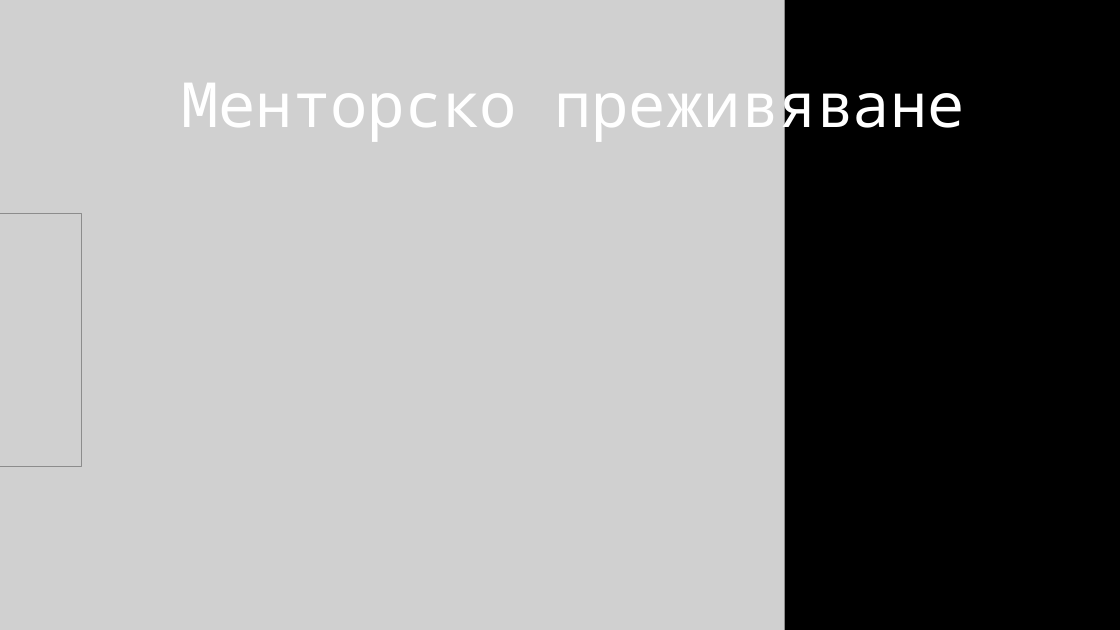
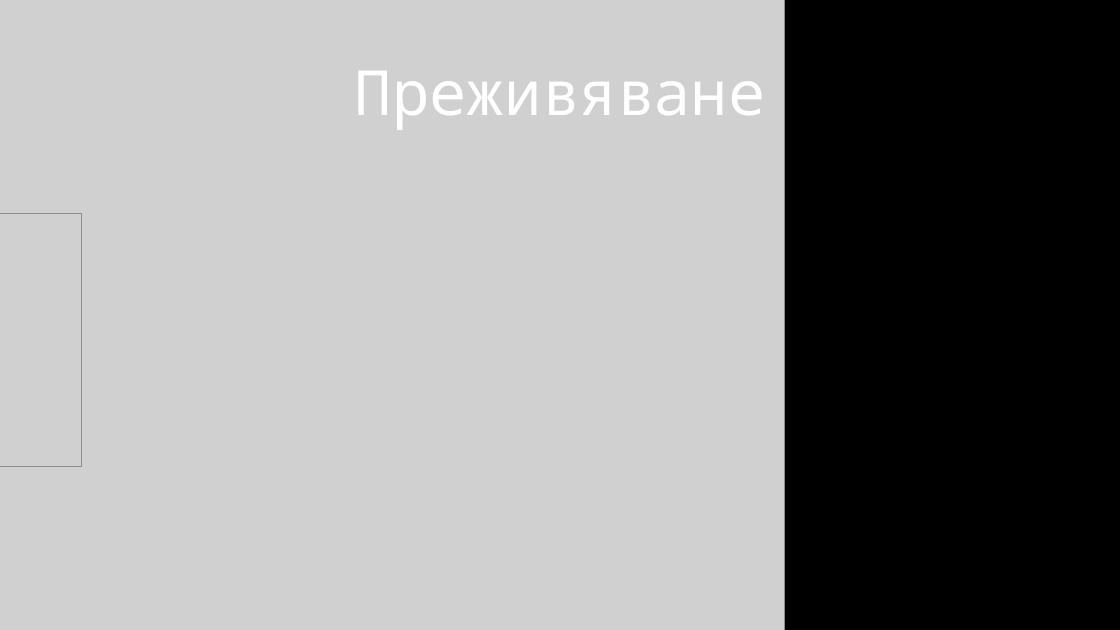
Before and after one commit to KrisD16/HackTUES128velit, a slide deck: slide 8 of presentation_hacktues.pptx. Drawn at 1120x630 pixels with LibreOffice and Linux fonts; fonts in the diff are those of the drawing; grey boxes stand for pictures; background and template pictures are left out. Boxes give left, top, right and bottom in pixels: in the first picture for what was removed or moved away, otherwise in the second. Text is boxed around its words. In the diff, an @@ line names an element or a change of style, - is before the commit and + after.

```diff
--- a/presentation_hacktues.pptx
+++ b/presentation_hacktues.pptx
@@ text at (355, 71, 765, 130): text changed @@
-Менторско преживяване
+Преживяване
```
Also in this commit, not shown: 3 other slides changed, 1 slide added, 2 slides removed, 1 other file.
